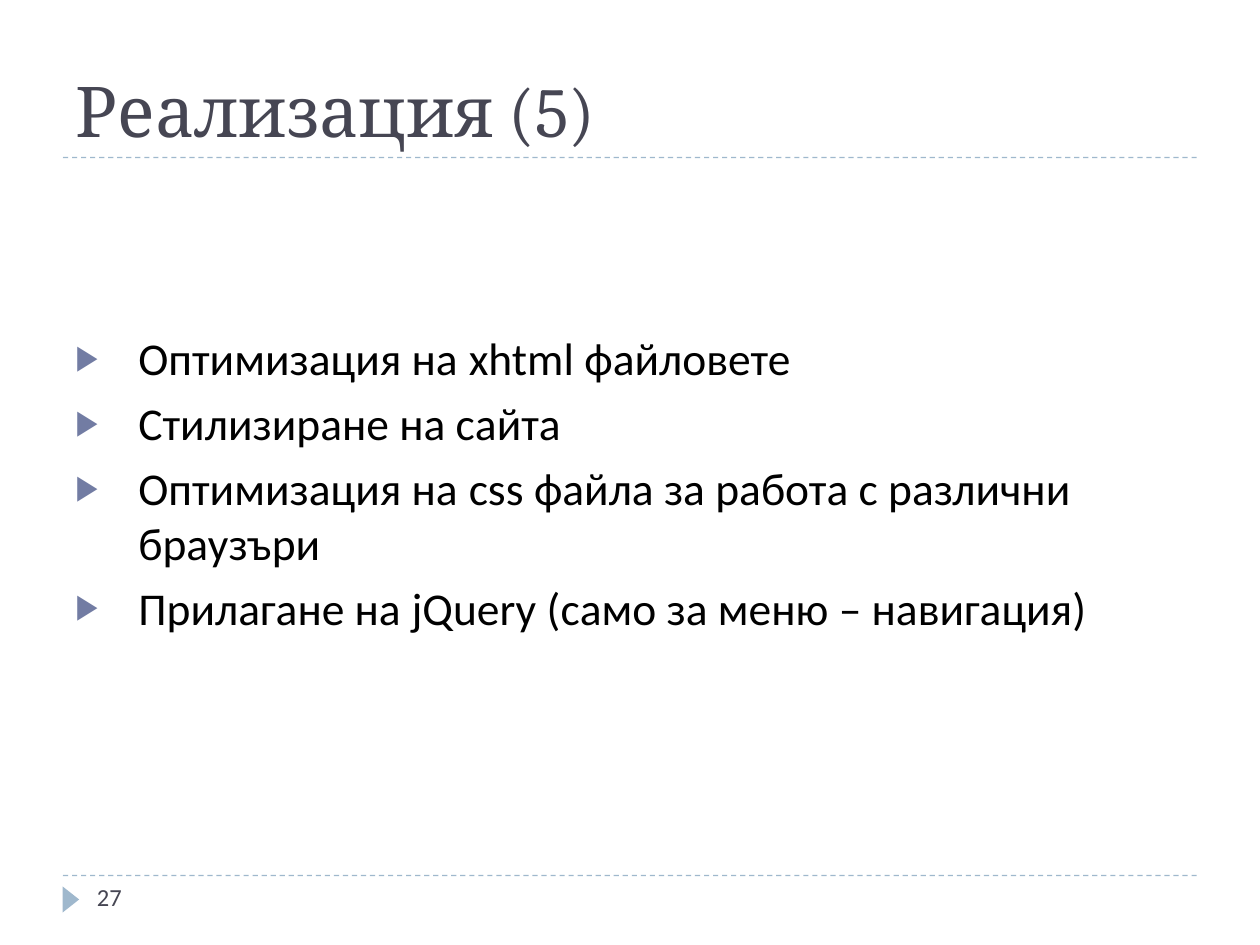
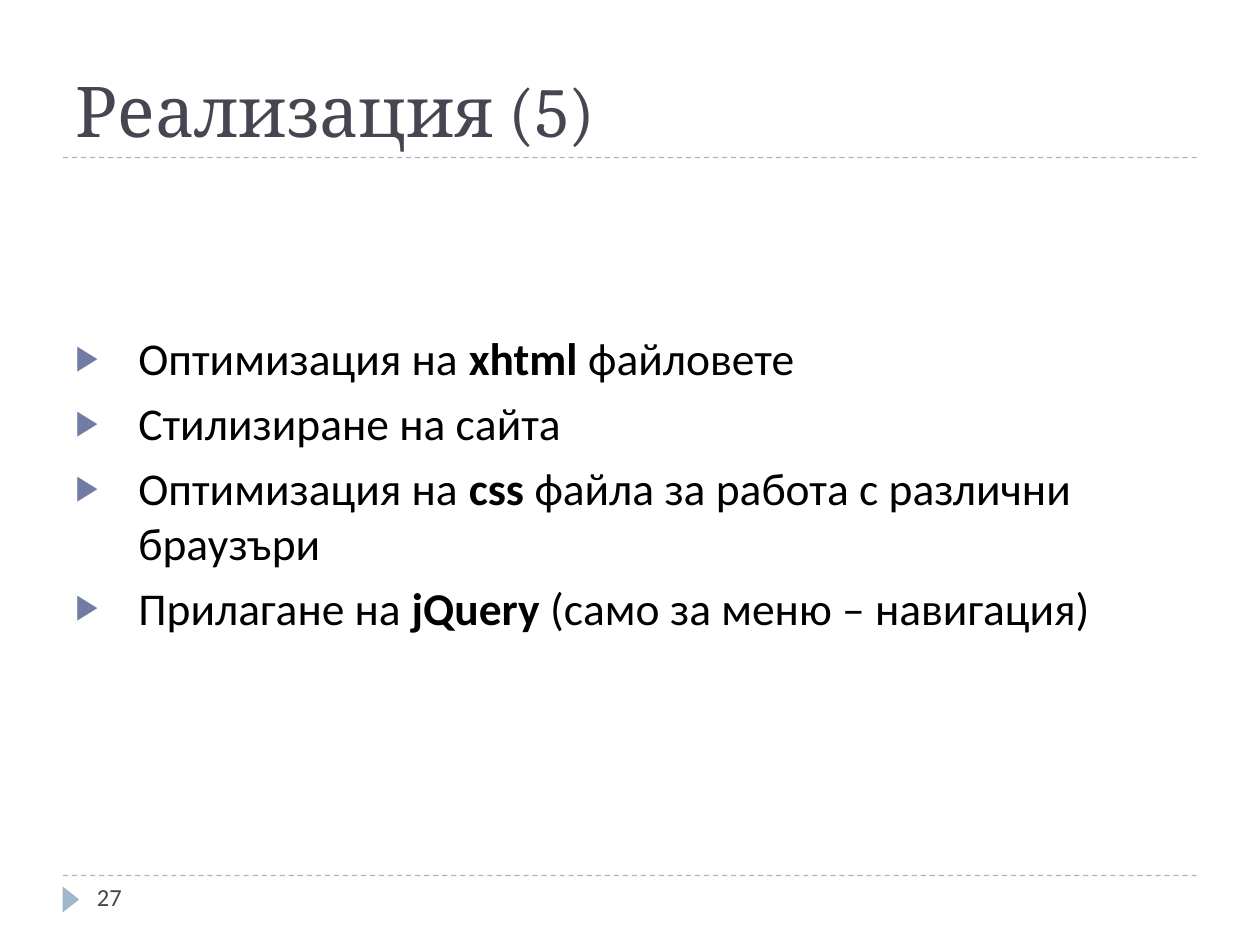
Before and after one commit to jasimcse/team2-strawberry, a slide deck: slide 27 of prezentaciq/venci.ppt. Drawn at 1260x945 pixels with LibreOffice and Linux fonts; fonts in the diff are those of the drawing. Boxes give left, top, right and bottom in pixels: in the first picture for what was removed or moved away, otherwise in the second. Text is boxed around its words. In the diff, an @@ line names an element or a change of style, - is before the commit and + after.

```diff
--- a/prezentaciq/venci.ppt
+++ b/prezentaciq/venci.ppt
@@ text at box(138, 343, 1089, 633): bold on in "xhtml", "css", "jQuery" @@
```
Also in this commit, not shown: 5 other slides changed, 1 slide added.
